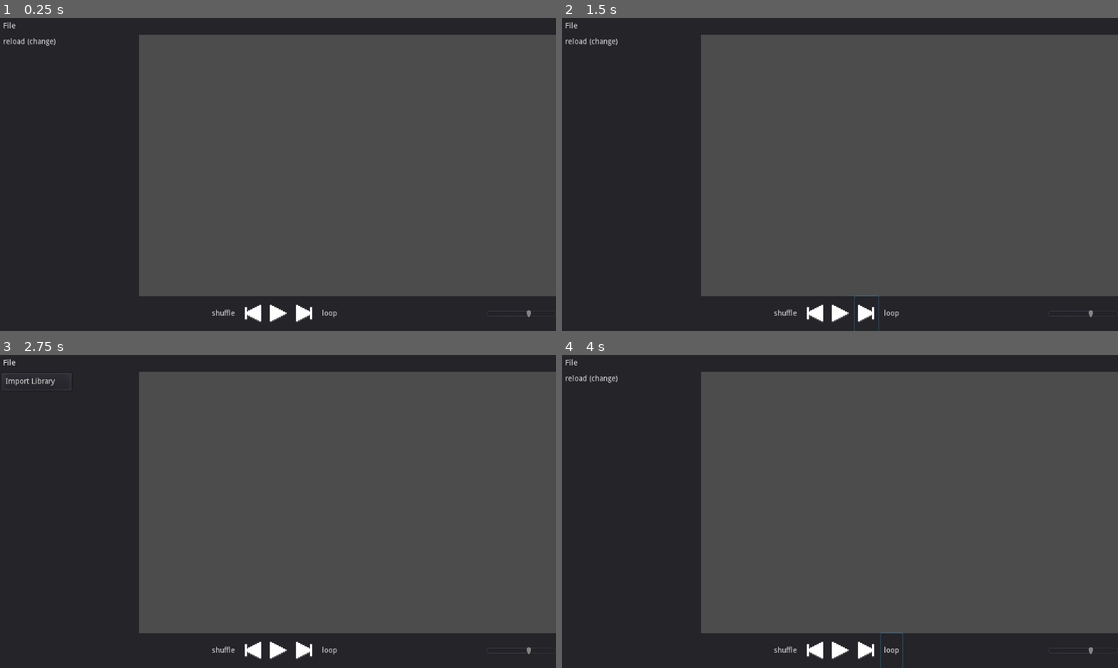
Above: before the commit, frames 1-4 (two rows, left to right).
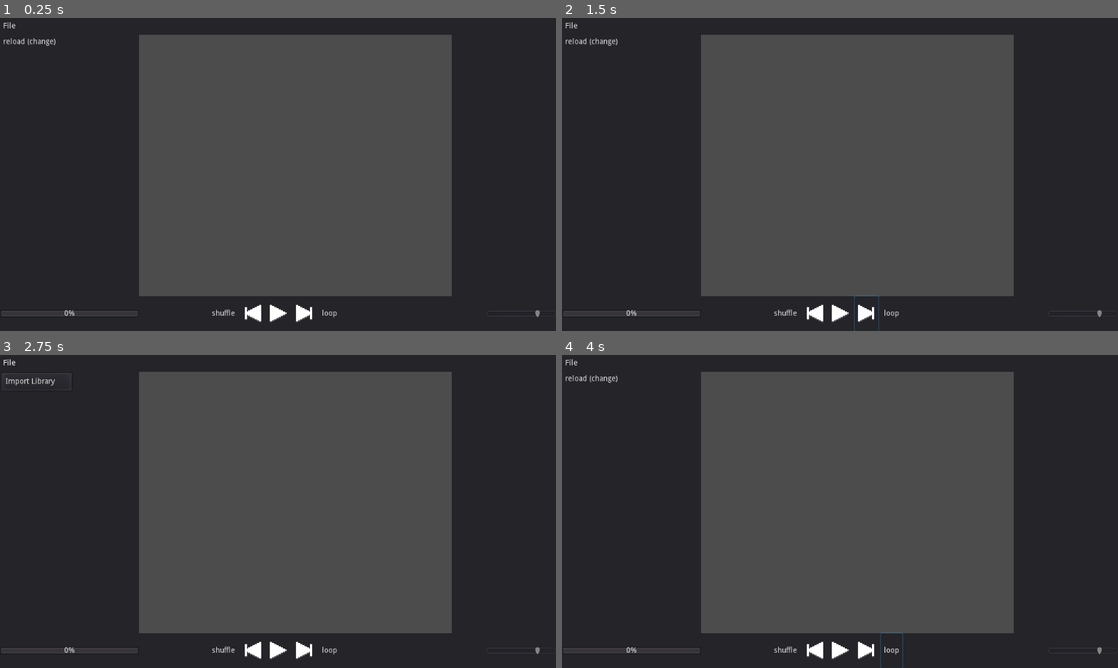
Above: after the commit, the same moments.

Repository: MoltenCoreDev/PixelMusicPlayer
Game: Godot game, scene res://Main.tscn
Two runs of this game, one before a commit and one after it. Both use one fixed random seed, a clock stepped at 60 frames per second and the inputs below.
Inputs (mouse positions are in pixels of both pictures, inside the frame that each line leads up to):
- Up to frame 1 (0.25 s): no input
- Up to frame 2 (1.5 s): click (812, 312) at 0.5 s; click (867, 312) at 1.25 s
- Up to frame 3 (2.75 s): click "File" at 2 s
- Up to frame 4 (4 s): click "shuffle" at 2.75 s; click "loop" at 3.5 s

The runs differ from the first frame. In frame 1, 16% of the frame differs, in the area x 0-100%, y 5-96%; in frame 2, 16%; in frame 3, 16%; in frame 4, 16%.

Commit message:
Queue Sidebar and actually making it not a buggy mess

Diff:
--- a/API/Player.gd
+++ b/API/Player.gd
@@ -4,15 +4,19 @@
 
 # ------------------------------------------------------------------------------
 onready var Player: AudioStreamPlayer = Global.main.find_node("MainPlayer")
-onready var Viewer: RichTextLabel = Global.main.get_node("dirty queue shower")
+onready var Forward: ToolButton = Global.main.find_node("Forward")
+onready var Back: ToolButton = Global.main.find_node("Back")
 # ------------------------------------------------------------------------------
 var queue: Array = []
+var history: Array = []
 
 var loop: bool = false
 var shuffle: bool = false
 
 # ------------------------------------------------------------------------------
 signal finished
+signal queue_updated
+signal playback_started
 
 # ------------------------------------------------------------------------------
 
@@ -21,12 +25,19 @@
 
 # ------------------------------------------------------------------------------
 
-func _add_to_queue(track: TrackFile) -> void:
+func add_to_queue(track: TrackFile) -> void:
 	queue.append(track)
+	emit_signal("queue_updated")
 	if not Player.playing:
 		_play(queue[0].path)
 
+# internal function please use "skip"
+func _play_next() -> void:
+	if queue.size() > 0:
+		_play(queue[0].path)
+
 func _play(file_path: String) -> void:
+	emit_signal("playback_started")
 	var file := File.new()
 	file.open(file_path, File.READ)
 	var size := file.get_len()
@@ -37,16 +48,41 @@
 	Player.stream = stream
 	Player.playing = true
 
+func _stop() -> void:
+	Player.stream = null
+	Player.playing = false
 
 # Returns the new pause state
 func toggle_pause() -> bool:
 	Player.stream_paused = !Player.stream_paused
 	return Player.stream_paused
 
+func skip() -> void:
+	queue.pop_front()
+	emit_signal("queue_updated")
+	_stop()
+	_play_next()
+
+func remove_from_queue(index: int) -> void:
+	if index == 0:
+		skip()
+	else:
+		queue.pop_at(index)
+		emit_signal("queue_updated")
+
+func _get_duration() -> float:
+	if Player.stream != null:
+		return Player.stream.get_length()
+	return 0.0
+
+func _get_position():
+	return Player.get_playback_position()
+
+func _seek(time: float) -> void:
+	Player.seek(time)
+
 # ------------------------------------------------------------------------------
 
 func _finished() -> void:
-	emit_signal("finished", queue[0])
-	queue.pop_front()
-	if queue.size() > 0:
-		_play(queue[0].path)
+	emit_signal("finished")
+	skip()
--- a/Main.tscn
+++ b/Main.tscn
@@ -6,10 +6,27 @@
 [ext_resource path="res://Assets/MainControls/play.png" type="Texture" id=4]
 [ext_resource path="res://Assets/MainControls/skip_left.png" type="Texture" id=5]
 [ext_resource path="res://Assets/MainControls/skip_right.png" type="Texture" id=6]
+[ext_resource path="res://Scripts/QueueSideBar.gd" type="Script" id=7]
 
 [node name="Control" type="Control"]
 anchor_right = 1.0
 anchor_bottom = 1.0
+
+[node name="QueueSideBar" type="Panel" parent="."]
+anchor_left = 0.812
+anchor_right = 1.0
+anchor_bottom = 1.0
+margin_left = 0.511963
+script = ExtResource( 7 )
+
+[node name="ScrollContainer" type="ScrollContainer" parent="QueueSideBar"]
+anchor_top = 0.056
+anchor_right = 1.0
+anchor_bottom = 0.889
+margin_top = -0.256001
+margin_bottom = -0.0640259
+
+[node name="QueueList" type="VBoxContainer" parent="QueueSideBar/ScrollContainer"]
 
 [node name="TopBar" type="Panel" parent="."]
 anchor_right = 1.0
@@ -109,8 +126,15 @@
 anchor_right = 1.0
 anchor_bottom = 1.0
 margin_left = -6.10352e-05
-min_value = -40.0
+min_value = -80.0
 max_value = 24.0
+
+[node name="ProgressBar" type="ProgressBar" parent="BottomBar"]
+anchor_top = 0.5
+anchor_bottom = 0.5
+margin_top = -7.0
+margin_right = 256.0
+margin_bottom = 7.0
 
 [node name="PopUps" type="Control" parent="."]
 anchor_left = 0.25
@@ -142,7 +166,6 @@
 [node name="MainPlayer" type="AudioStreamPlayer" parent="."]
 
 [connection signal="pressed" from="LeftBar/LibraryControls/Refresh" to="LeftBar" method="_on_Refresh_pressed"]
-[connection signal="pressed" from="BottomBar/MainControls/Back" to="BottomBar" method="_on_Back_pressed"]
 [connection signal="pressed" from="BottomBar/MainControls/PlayPause" to="BottomBar" method="_on_PlayPause_pressed"]
 [connection signal="pressed" from="BottomBar/MainControls/Forward" to="BottomBar" method="_on_Forward_pressed"]
 [connection signal="value_changed" from="BottomBar/VolumeSlider" to="BottomBar" method="_on_VolumeSlider_value_changed"]
--- /dev/null
+++ b/Scenes/LeftBarEntry.tscn
@@ -0,0 +1,23 @@
+[gd_scene load_steps=2 format=2]
+
+[sub_resource type="GDScript" id=1]
+script/source = "extends Button
+
+export(Resource) var track setget _set_track_file
+
+func _set_track_file(new_track: Resource) -> void:
+	track = new_track
+	self.text = track.title
+
+func _on_Track_pressed():
+	Player.add_to_queue(track)
+"
+
+[node name="Track" type="Button"]
+margin_right = 12.0
+margin_bottom = 20.0
+flat = true
+align = 0
+script = SubResource( 1 )
+
+[connection signal="pressed" from="." to="." method="_on_Track_pressed"]
--- /dev/null
+++ b/Scenes/QueueEntry.tscn
@@ -0,0 +1,31 @@
+[gd_scene load_steps=3 format=2]
+
+[ext_resource path="res://Assets/cross.png" type="Texture" id=1]
+
+[sub_resource type="GDScript" id=1]
+script/source = "extends ToolButton
+
+export(Resource) var track setget _set_track_file
+export(int) var index: int
+
+func _set_track_file(new_track: Resource) -> void:
+	track = new_track
+	if index:
+		text = \"%s. %s\" % [index, track.title]
+	else:
+		text = track.title
+
+func _on_QueueEntry_pressed():
+	Player.remove_from_queue(index)
+"
+
+[node name="QueueEntry" type="ToolButton"]
+anchor_right = 0.125
+anchor_bottom = 0.056
+margin_bottom = -0.256001
+text = "track"
+icon = ExtResource( 1 )
+align = 0
+script = SubResource( 1 )
+
+[connection signal="pressed" from="." to="." method="_on_QueueEntry_pressed"]
--- a/Scenes/Track.tscn
+++ /dev/null
@@ -1,23 +0,0 @@
-[gd_scene load_steps=2 format=2]
-
-[sub_resource type="GDScript" id=1]
-script/source = "extends Button
-
-export(Resource) var track setget _set_track_file
-
-func _set_track_file(new_track: Resource) -> void:
-	track = new_track
-	self.text = track.title
-
-func _on_Track_pressed():
-	Player._add_to_queue(track)
-"
-
-[node name="Track" type="Button"]
-margin_right = 12.0
-margin_bottom = 20.0
-flat = true
-align = 0
-script = SubResource( 1 )
-
-[connection signal="pressed" from="." to="." method="_on_Track_pressed"]
--- a/Scripts/BottomBar.gd
+++ b/Scripts/BottomBar.gd
@@ -8,20 +8,30 @@
 onready var PlayIcon: Texture = preload("res://Assets/MainControls/play.png")
 onready var PauseIcon: Texture = preload("res://Assets/MainControls/pause.png")
 # ------------------------------------------------------------------------------
+
+func _ready() -> void:
+	Player.connect("playback_started", self, "_update_progress")
+
+# ------------------------------------------------------------------------------
+
+func _update_progress() -> void:
+	ProgressBar.max_value = Player._get_duration()
+
 func _on_PlayPause_pressed() -> void:
 	if Player.toggle_pause() == true:
 		PlayPause.icon = PlayIcon
 	else:
 		PlayPause.icon = PauseIcon
-
-func _on_Forward_pressed():
-	pass # Replace with function body.
-
-func _on_Back_pressed():
-	pass # Replace with function body.
 # ------------------------------------------------------------------------------
 
 func _on_VolumeSlider_value_changed(value) -> void:
 	MainPlayer.volume_db = value
 
 # ------------------------------------------------------------------------------
+
+func _on_Queue_pressed():
+	$Queue/QueuePanel.visible = !$Queue/QueuePanel.visible
+
+
+func _on_Forward_pressed():
+	Player.skip()
--- a/Scripts/LeftBar.gd
+++ b/Scripts/LeftBar.gd
@@ -2,7 +2,7 @@
 # TODO: DOCS
 
 # ------------------------------------------------------------------------------
-onready var Track: PackedScene = preload("res://Scenes/Track.tscn")
+onready var Track: PackedScene = preload("res://Scenes/LeftBarEntry.tscn")
 onready var List: VBoxContainer = $ListScrollContainer/MainList
 # ------------------------------------------------------------------------------
 
--- /dev/null
+++ b/Scripts/QueueSideBar.gd
@@ -0,0 +1,22 @@
+extends Panel
+
+# ------------------------------------------------------------------------------
+onready var List: VBoxContainer = $ScrollContainer/QueueList
+onready var Entry: PackedScene = preload("res://Scenes/QueueEntry.tscn")
+# ------------------------------------------------------------------------------
+
+func _ready() -> void:
+	Player.connect("queue_updated", self, "_update_list")
+
+func _update_list() -> void:
+	for entry in List.get_children():
+		entry.queue_free()
+	var i := 0
+	for track in Player.queue:
+		var entry := Entry.instance()
+		entry.index = i
+		entry.track = track
+		List.add_child(entry)
+		i += 1
+
+# ------------------------------------------------------------------------------
Binary file added: Assets/cross.png
Not shown, added: Assets/cross.png.import
Not shown: 1 places in Main.tscn that only renumber resources
Not shown, added: export_presets.cfg
Not shown, added: build/PMP.7z
Not shown, added: build/PMP.x86_64
Not shown, added: build/PMP/PMP.exe
Not shown, added: build/PMP/PMP.pck
